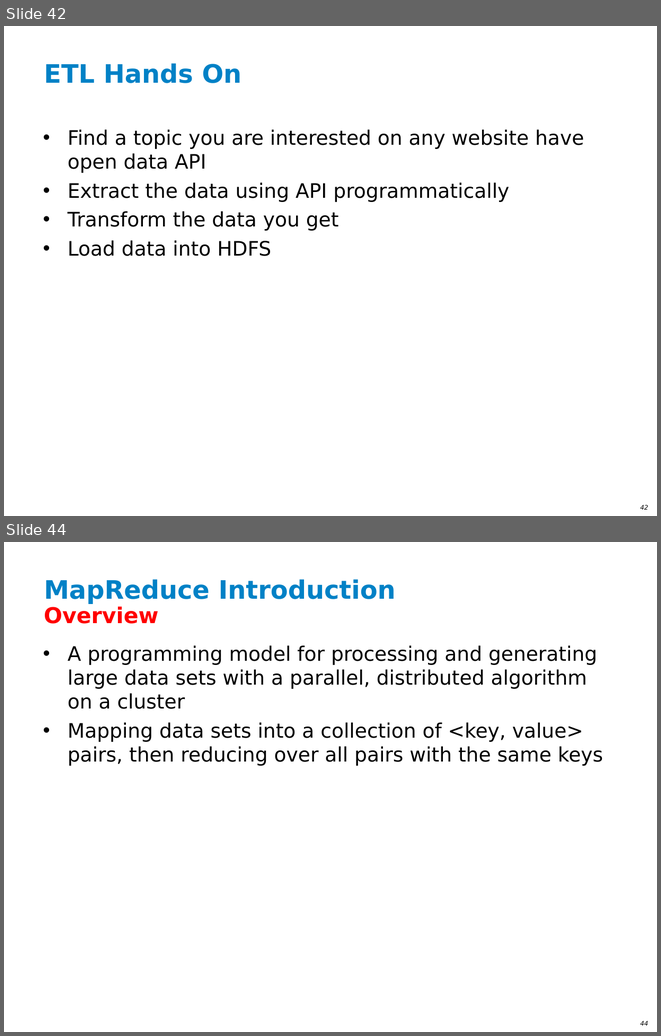
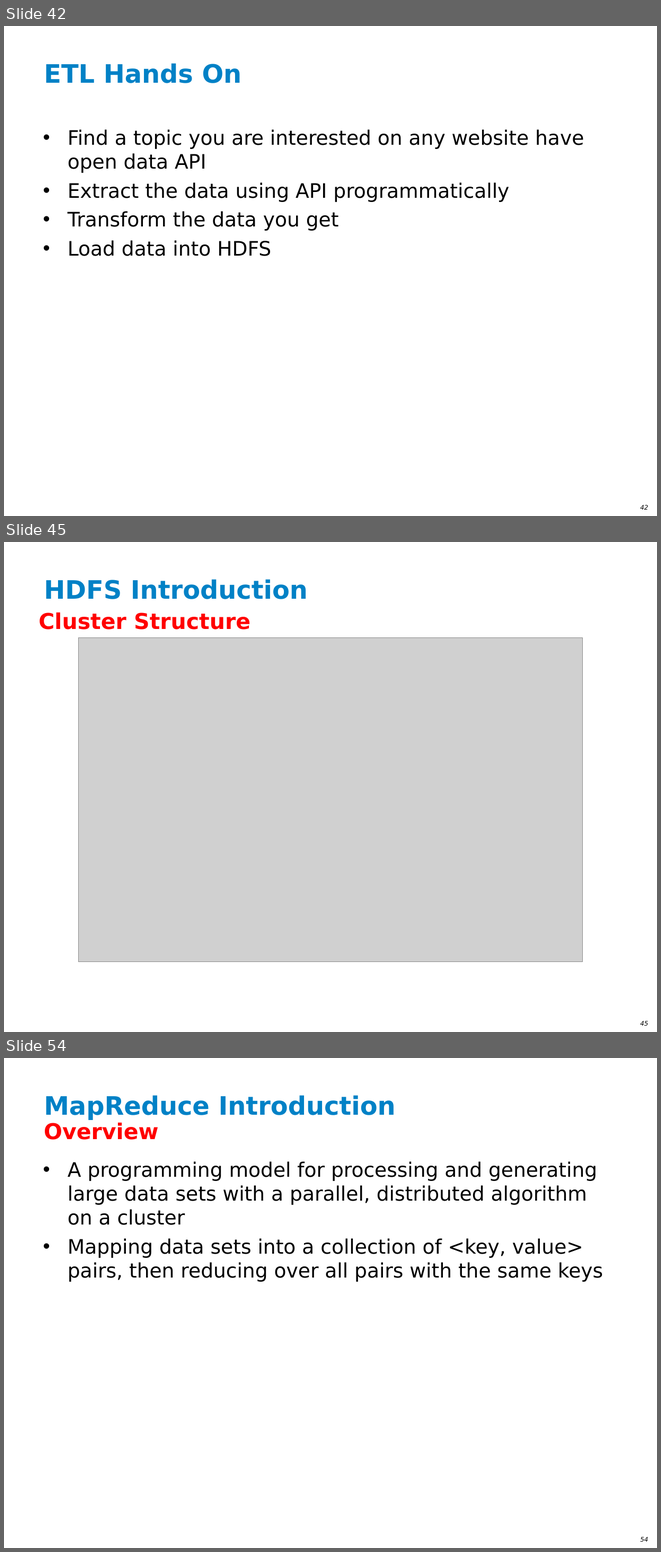
Before and after one commit to ianlin/small-data, a slide deck: training/III_Hadoop_20140607.ppt. Shown one above the other, each under a label of ours: slides 42 and 44 before the commit, slides 42, 45 and 54 after it; the slides between them are not shown. The pictures are 661x1036 and 661x1552 pixels, drawn with LibreOffice and Linux fonts; fonts in the diff are those of the drawing; grey boxes stand for pictures; background and template pictures are left out. Boxes give left, top, right and bottom in pixels: in the first picture for what was removed or moved away, otherwise in the second. Text is boxed around its words. In the diff, an @@ line names an element or a change of style, - is before the commit and + after.

```diff
--- a/training/III_Hadoop_20140607.ppt
+++ b/training/III_Hadoop_20140607.ppt
@@ slide 45 added at [4, 542, 657, 1032], background #FFFFFF; not listed: 1 template element that a slide beside it also shows @@
@@ title added at [44, 579, 308, 599], 28 pt, text #0081C6, bold @@
+HDFS Introduction
@@ text added at [38, 612, 250, 629], 24 pt, text #FF0000, bold @@
+Cluster Structure
@@ picture added at [78, 638, 583, 962] @@
@@ what was slide 44 is now slide 54 @@
@@ page number at [640, 1537, 648, 1541]: text changed @@
-44
+54
```
Also in this commit, not shown: 11 slides changed, 9 other slides added.
